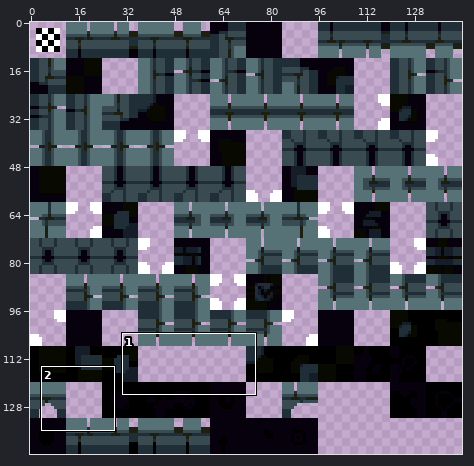
Edited in one commit: sprite sheet (tilesets/ts_nexus_foreground_1/output_tileset.png). Above: a wide view before the commit, with the close-up outlined.
Close-up. Before:
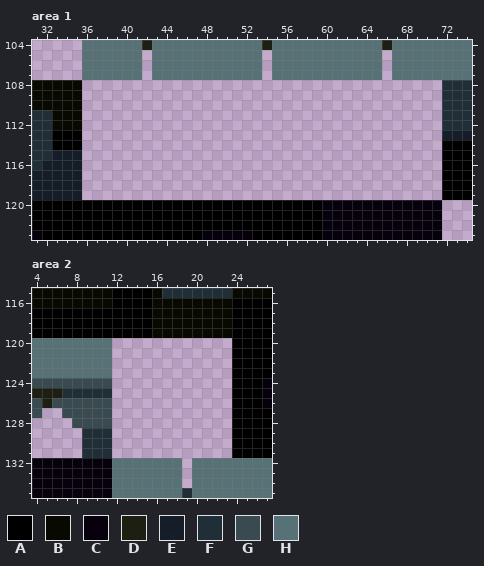
The file is 144x144 pixels. Shown: area 1: x 31..74, y 104..123; area 2: x 4..27, y 115..135. The commit also changed other parts of the picture, which this record leaves out.
Palette (. is transparent): A #000000  B #080a01  C #06010c  D #1c1f12  E #151d28  F #202e37  G #394a50  H #577277
Pixels before, area 1, first column x 31:
104 .....HHHHHHDHHHHHHHHHHHDHHHHHHHHHHHDHHHHHHHH
105 .....HHHHHH.HHHHHHHHHHH.HHHHHHHHHHH.HHHHHHHH
106 .....HHHHHH.HHHHHHHHHHH.HHHHHHHHHHH.HHHHHHHH
107 .....HHHHHH.HHHHHHHHHHH.HHHHHHHHHHH.HHHHHHHH
108 BBBBB....................................FFF
109 BBBBB....................................FFF
110 BBBBB....................................FFF
111 FFBBB....................................FFF
112 FFBBB....................................FFF
113 FFAAA....................................EEE
114 FFAAA....................................AAA
115 FFEEE....................................AAA
116 FEEEE....................................AAA
117 EEEEE....................................AAA
118 EEEEE....................................AAA
119 EEEEE....................................AAA
120 AAAAAAAAAAAAAAAAAAAAAAAAAAAAACCCCCCCCCCCC...
121 AAAAAAAAAAAAAAAAAAAAAAAAAAAAACCCCCCCCCCCC...
122 AAAAAAAAAAAAAAAAAAAAAAAAAAAAACCCCCCCCCCCC...
123 CAAAAAAAAAAAAAAAACCCCCAAAAAAACCCCCCCCCCCC...
Pixels before, area 2, first column x 4:
115 BBBBBBBBAAAABFFFFFFFBBBB
116 BBBBBBBBAAAABBBBBBBBAAAA
117 AAAAAAAAAAAABBBBBBBBAAAA
118 AAAAAAAAAAAABBBBBBBBAAAA
119 AAAAAAAAAAAABBBBBBBBAAAA
120 HHHHHHHH............AAAA
121 HHHHHHHH............AAAA
122 HHHHHHHH............AAAA
123 HHHHHHHH............AAAA
124 GGGGGGGG............AAAC
125 DDDFFFFF............AAAC
126 GDGGGGGG............AAAC
127 G..GGGGG............AAAA
128 ....GGGG............AAAA
129 .....FFF............AAAA
130 .....FFF............AAAA
131 .....FFF............AAAA
132 CCCCCCCCHHHHHHH.HHHHHHHH
133 CCCCCCCCHHHHHHH.HHHHHHHH
134 CCCCCCCCHHHHHHH.HHHHHHHH
135 CCCCCCCCHHHHHHHFHHHHHHHH
New version:
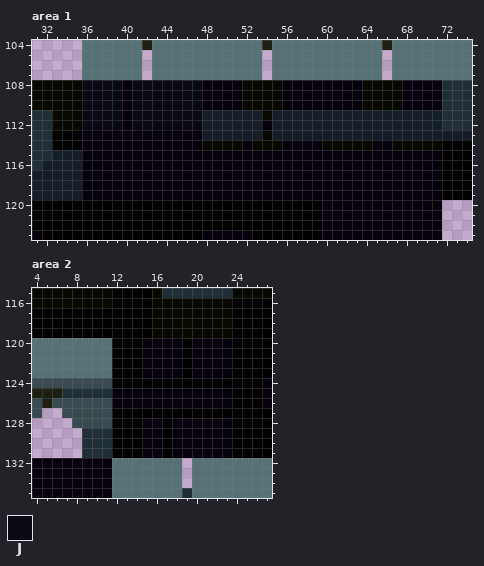
Colours new in this view: J #090a14
Diff:
Changed rows in their new state; - is an unchanged pixel.
Area 1:
first column x 36:
108 JJJJCJJJJJJJCCCCBBBBCCCCCCCCBBBBCCCC
109 JJJJCJJJJJJJCCCCBBBBCCCCCCCCBBBBCCCC
110 JJJJCJJJJJJJCCCCBBBBCCCCCCCCBBBBCCCC
111 JJJJCJJJJJJJEEEEEEBEEEEEEEEEEEEEEEEE
112 JJJJCJJJJJJJEEEEEECEEEEEEEEEEEEEEEEE
113 CCCCCCCCCCCCEEEEEEBEEEEEEEEEEEEEEEEE
114 CCCCCCCCCCCCBBBBCBBBCCCCBBBBBCCBBBBB
115 CCCCCCCCCCCCCCCCCCCCCCCCCCCCCCCCCCCC
116 CCCCCCCCCCCCCCCCCCCCCCCCCCCCCCCCCCCC
117 CCCCCCCCCCCCCCCCCCCCCCCCCCCCCCCCCCCC
118 CCCCCCCCCCCCCCCCCCCCCCCCCCCCCCCCCCCC
119 CCCCCCCCCCCCCCCCCCCCCCCCCCCCCCCCCCCC
Area 2:
first column x 12:
120 AAACCCCACCCC
121 AAACCCCACCCC
122 AAACCCCACCCC
123 AAACCCCACCCC
124 AAAAAAAAAAAA
125 CCCCCCCCCCCC
126 CCCCCCCCCCCC
127 AAAAAAAAAAAA
128 AAACCACCCCCC
129 AAACCACCCCCC
130 AAACCACCCCCC
131 AAACCACCCCCC
Changed places in both close-ups, as pixel boxes (x1, y1, x2, y2):
added: (82, 80, 442, 200)
added: (112, 338, 232, 458)
